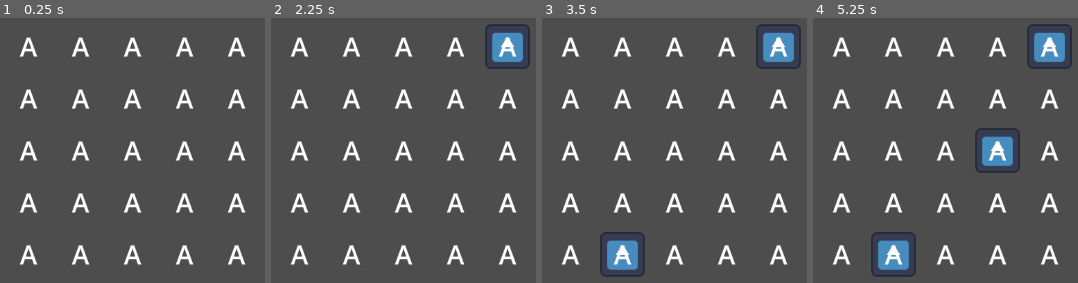
Above: before the commit, frames 1-4 (left to right).
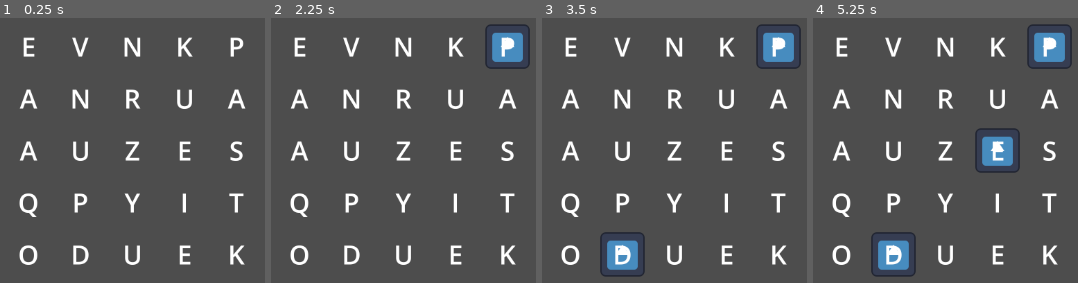
Above: after the commit, the same moments.

Repository: Pixlent/raining-words
Game: Godot game, scene res://scenes/game.tscn
The game is run twice, just before and just after one commit, with the same random seed, the same clock (stepped at 60 frames per second) and the same inputs. The engine's default icon, where the game draws it, is replaced by a stand-in: a white triangle on a blue panel in a dark square.
Inputs (mouse positions are in pixels of both pictures, inside the frame that each line leads up to):
- Up to frame 1 (0.25 s): no input
- Up to frame 2 (2.25 s): tap Enter at 0.5, 2 s; move the mouse to (outside the picture) at 0.52 s; press the mouse at (outside the picture) at 0.53 s; tap Space at 1.25 s; move the mouse to (outside the picture) at 1.27 s; release the mouse at (outside the picture) at 1.28 s; click (outside the picture) at 1.35 s; move the mouse to (483, 52) at 2.02 s; press the mouse at (483, 52) at 2.03 s
- Up to frame 3 (3.5 s): tap Space at 2.75 s; move the mouse to (634, 240) at 2.77 s; release the mouse at (634, 240) at 2.78 s; click (634, 240) at 2.85 s
- Up to frame 4 (5.25 s): tap Enter at 3.5 s; move the mouse to (outside the picture) at 3.52 s; press the mouse at (outside the picture) at 3.53 s; tap Space at 4.25 s; move the mouse to (outside the picture) at 4.27 s; release the mouse at (outside the picture) at 4.28 s; click (outside the picture) at 4.35 s; move the mouse to (985, 150) at 5.02 s; press the mouse at (985, 150) at 5.03 s

The runs differ from the first frame. In frame 1, 7.0% of the frame differs, in the area x 7-93%, y 7-94%; in frame 2, 6.9%; in frame 3, 6.9%; in frame 4, 6.8%.

Commit message:
fix: the grid generating letters

Diff:
--- a/scripts/grid.gd
+++ b/scripts/grid.gd
@@ -21,13 +21,18 @@
 	for i in 5:
 		var word: String = WordDictionary.generate_random_word()
 
+		print(word)
+
 		for letter in 5:
 			var random_pos: Vector2 = possible_positions.pick_random()
-			var tile = TILE.instantiate()
+			var tile: Tile = TILE.instantiate()
+			var random_letter: String = word[letter]
+
+			random_letter = random_letter.to_upper()
 
 			possible_positions.erase(random_pos)
 
-			tile.label = word[letter]
+			tile.letter = random_letter
 			tile.grid = self
 			tile.pos = random_pos
 			tile.position = Vector2((random_pos.x-(GRID_SIZE/2)) * GRID_SPACING, (random_pos.y-(GRID_SIZE/2)) * GRID_SPACING)
@@ -48,8 +53,6 @@
 		if !tile.selected:
 			selection.append(tile)
 			tile.select()
-			print("Added letter " + tile.label.text + " to selection")
-
 		if selection.size() == 5:
 			var word: String = ""
 			for entry: Tile in selection:
@@ -58,7 +61,7 @@
 				print("Selection ended: " + word)
 				for entry: Tile in selection:
 					entry.queue_free()
-					entry.erase(entry.pos)
+					erase_tile(entry.pos)
 			else:
 				print("Selection ended and word doesn't exist: " + word)
 				for entry: Tile in selection:
--- a/scripts/tile.gd
+++ b/scripts/tile.gd
@@ -7,12 +7,13 @@
 @export var grid: Grid
 @export var pos: Vector2
 
+var letter: String = "?"
 var random := RandomNumberGenerator.new()
 var selected: bool = false
 
 # Called when the node enters the scene tree for the first time.
 func _ready():
-	#label.text = String.chr(random.randi_range(65, 90))
+	label.text = letter # String.chr(random.randi_range(65, 90))
 	pass
 
 # Called every frame. 'delta' is the elapsed time since the previous frame.
